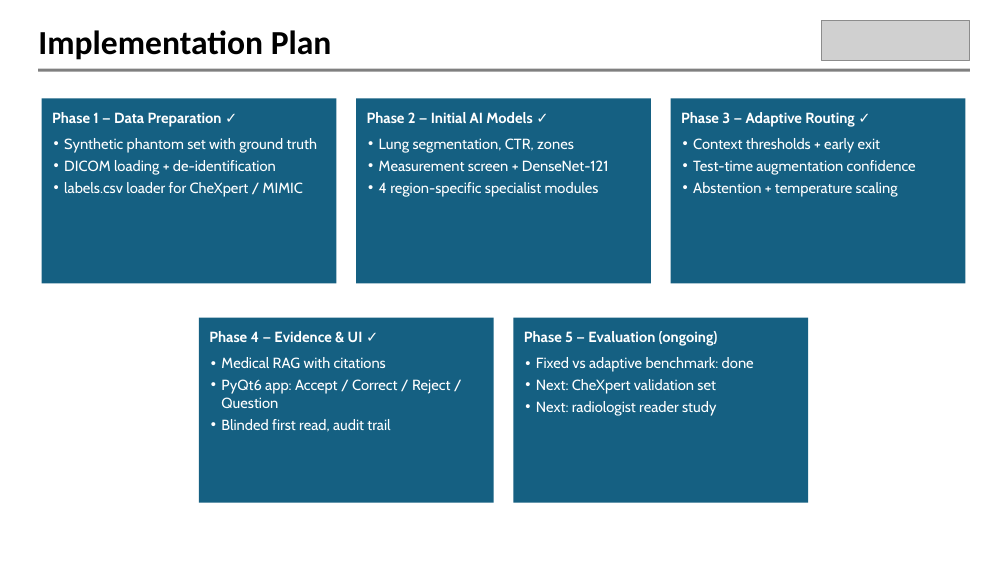
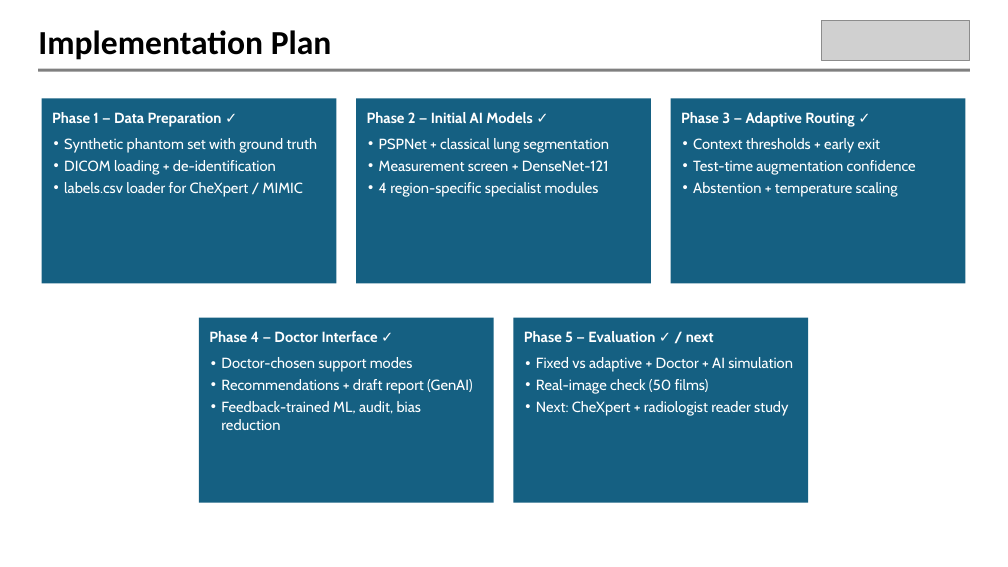
Before and after one commit to tedo001/med-scan, a slide deck: slide 7 of presentation/MEDSCAN_TECHgium_MedTech.pptx (slide 6 before the commit). Drawn at 1008x567 pixels with LibreOffice and Linux fonts; fonts in the diff are those of the drawing; grey boxes stand for pictures; background and template pictures are left out. Boxes give left, top, right and bottom in pixels: in the first picture for what was removed or moved away, otherwise in the second. Text is boxed around its words. In the diff, an @@ line names an element or a change of style, - is before the commit and + after.

```diff
--- a/presentation/MEDSCAN_TECHgium_MedTech.pptx
+++ b/presentation/MEDSCAN_TECHgium_MedTech.pptx
@@ text in rectangle at (379,138,609,153): text changed @@
-• Lung segmentation, CTR, zones
+• PSPNet + classical lung segmentation
@@ text in rectangle at (209,331,473,430): text changed @@
-Phase 4 — Evidence & UI ✓
-• Medical RAG with citations
-• PyQt6 app: Accept / Correct / Reject / Question
-• Blinded first read, audit trail
+Phase 4 — Doctor Interface ✓
+• Doctor-chosen support modes
+• Recommendations + draft report (GenAI)
+• Feedback-trained ML, audit, bias reduction
@@ text in rectangle at (524,331,793,416): text changed @@
-Phase 5 — Evaluation (ongoing)
-• Fixed vs adaptive benchmark: done
-• Next: CheXpert validation set
-• Next: radiologist reader study
+Phase 5 — Evaluation ✓ / next
+• Fixed vs adaptive + Doctor + AI simulation
+• Real-image check (50 films)
+• Next: CheXpert + radiologist reader study
```
Also in this commit, not shown: 4 other slides changed, 2 slides added, 45 other files.
